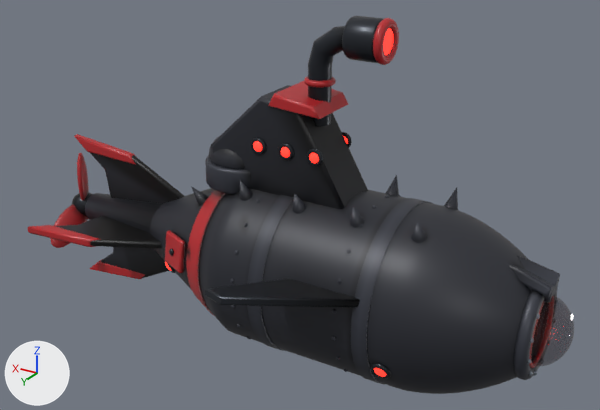
What one commit did to the glTF model models-src/enemy_boss.glb.
Both versions are drawn from a camera (50 mm lens) standing at (-4.86, 8.57, 5.14) and looking at (0.3, -0.03, 0.84). Arrows for +X, +Y and +Z are at lower left; the lights stay in place. The older version comes first. Where no turn or scale is listed for an object, it has been applied to the vertices. Vertices at exactly the same position are counted once.

Objects in the first picture: 'enemy_boss_body', 'propeller.002'.
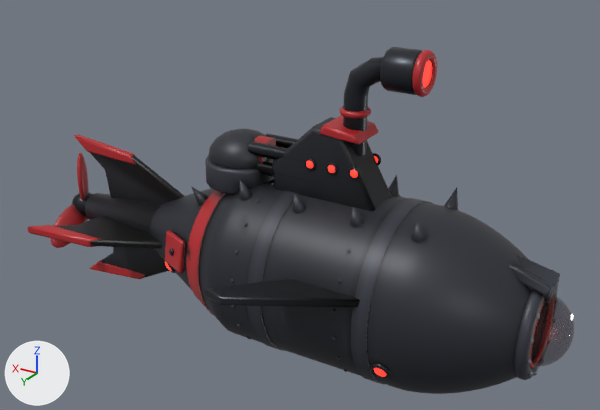
Diff of the bpy script that builds the scene:
```diff
--- a/models-src/enemy_boss.glb.py
+++ b/models-src/enemy_boss.glb.py
@@ me_enemy_boss_body @@
 # used by ob_enemy_boss_body; location = (0.0, 0.0, 0.0)
-me_enemy_boss_body.from_pydata(...)  # 14033 vertices, 27404 faces; spans x -3.34..4.25, y -2.15..2.15, z -1.24..3.38
+me_enemy_boss_body.from_pydata(...)  # 14033 vertices, 27404 faces; spans x -3.34..4.25, y -2.15..2.15, z -1.24..3.07
+# me_enemy_boss_body part 1: the loose piece of 24 vertices spanning x -0.2..0.52, y -0.39..0.39, z 2.19..2.41 is scaled about its middle by (0.738, 0.742, 0.716), then moved by (-0.57, 0.0, -0.29)
+# me_enemy_boss_body part 2: the loose piece of 336 vertices spanning x -0.91..-0.79, y -0.26..0.26, z 2.86..3.38 is moved by (-0.49, 0.0, -0.3)
+# me_enemy_boss_body part 3: the loose piece of 288 vertices spanning x -0.19..0.2, y -0.19..0.19, z 2.51..2.59 is moved by (-0.49, 0.0, -0.3)
+# me_enemy_boss_body part 4: the loose piece of 86 vertices spanning x -0.22..-0.07, y 0.33..0.41, z 1.63..1.78 is scaled about its middle by 0.75, then moved by (-0.49, -0.09, -0.14)
+# me_enemy_boss_body part 5: the loose piece of 86 vertices spanning x 0.18..0.34, y 0.33..0.41, z 1.63..1.78 is scaled about its middle by 0.75, then moved by (-0.59, -0.09, -0.14)
+# me_enemy_boss_body part 6: the loose piece of 86 vertices spanning x 0.59..0.75, y 0.33..0.41, z 1.63..1.78 is scaled about its middle by 0.75, then moved by (-0.7, -0.09, -0.14)
+# me_enemy_boss_body part 7: the loose piece of 48 vertices spanning x -0.88..-0.83, y -0.19..0.19, z 2.93..3.3 is moved by (-0.49, 0.0, -0.3)
+# me_enemy_boss_body part 8: the loose piece of 128 vertices spanning x -0.26..-0.03, y -0.4..-0.34, z 1.59..1.82 is scaled about its middle by 0.75, then moved by (-0.49, 0.09, -0.14)
+# me_enemy_boss_body part 9: the loose piece of 128 vertices spanning x -0.26..-0.03, y 0.34..0.4, z 1.59..1.82 is scaled about its middle by 0.75, then moved by (-0.49, -0.09, -0.14)
+# me_enemy_boss_body part 10: the loose piece of 128 vertices spanning x 0.15..0.37, y 0.34..0.4, z 1.59..1.82 is scaled about its middle by 0.75, then moved by (-0.59, -0.09, -0.14)
+# me_enemy_boss_body part 11: the loose piece of 128 vertices spanning x 0.55..0.78, y 0.34..0.4, z 1.59..1.82 is scaled about its middle by 0.75, then moved by (-0.7, -0.09, -0.14)
+# me_enemy_boss_body part 12: the loose piece of 90 vertices spanning x -0.47..0.15, y -0.14..0.14, z 2.02..3.26 is moved by (-0.49, 0.0, -0.3)
+# me_enemy_boss_body part 13: the loose piece of 144 vertices spanning x -0.83..-0.4, y -0.25..0.25, z 2.87..3.37 is moved by (-0.49, 0.0, -0.3)
+# me_enemy_boss_body part 14: 30 of 14033 vertices moved; they spanned x -0.58..1.45, y -0.36..0.36, z 1.04..2.33 and now span x -0.96..0.56, y -0.27..0.27, z 1.04..2.04; mean shift (-0.68, 0.0, -0.13); largest move (1.45, 0.31, 1.57) -> (0.56, 0.22, 1.47)
+# me_enemy_boss_body part 15: 5095 kept faces spanning x -3.28..2.23, y -1.17..1.17, z -1.24..2.75 get new vertex colours
+# other edits to the shape of me_enemy_boss_body do not show in these pictures
 me_enemy_boss_body.materials.append(mat_enemy_hull)
```

Changed parts and their boxes (x1, y1, x2, y2) in the pictures (600 x 410 px; the box of a moved part takes in the faces that stretch with it):
'enemy_boss_body', reshaped (8% shorter)
    before: (28, 16, 573, 394)
    after: (28, 47, 573, 394)
part 1 of me_enemy_boss_body, moved or reshaped
    before: (268, 81, 348, 119)
    after: (319, 115, 379, 144)
part 2 of me_enemy_boss_body, moved or reshaped
    before: (373, 18, 399, 65)
    after: (412, 50, 437, 97)
part 3 of me_enemy_boss_body, moved or reshaped
    before: (304, 76, 336, 88)
    after: (339, 106, 371, 118)
part 4 of me_enemy_boss_body, moved or reshaped
    before: (309, 153, 319, 163)
    after: (350, 170, 358, 178)
part 5 of me_enemy_boss_body, moved or reshaped
    before: (281, 147, 290, 158)
    after: (328, 165, 335, 173)
part 6 of me_enemy_boss_body, moved or reshaped
    before: (253, 141, 262, 152)
    after: (306, 161, 313, 168)
part 7 of me_enemy_boss_body, moved or reshaped (mostly hidden)
    before: (383, 28, 394, 55)
    after: (423, 60, 432, 87)
part 8 of me_enemy_boss_body, moved or reshaped
    before: (342, 132, 352, 147)
    after: (373, 153, 381, 165)
part 9 of me_enemy_boss_body, moved or reshaped
    before: (306, 149, 323, 166)
    after: (348, 167, 361, 180)
part 10 of me_enemy_boss_body, moved or reshaped
    before: (278, 143, 294, 160)
    after: (326, 162, 338, 175)
part 11 of me_enemy_boss_body, moved or reshaped
    before: (251, 138, 266, 155)
    after: (304, 158, 316, 171)
part 12 of me_enemy_boss_body, moved or reshaped
    before: (308, 26, 345, 126)
    after: (343, 57, 383, 157)
part 13 of me_enemy_boss_body, moved or reshaped
    before: (342, 16, 384, 63)
    after: (380, 47, 423, 95)
part 14 of me_enemy_boss_body, moved or reshaped
    before: (211, 85, 368, 209)
    after: (272, 117, 392, 211)
part 15 of me_enemy_boss_body, edited (looks the same)
    both: (169, 124, 572, 370)
